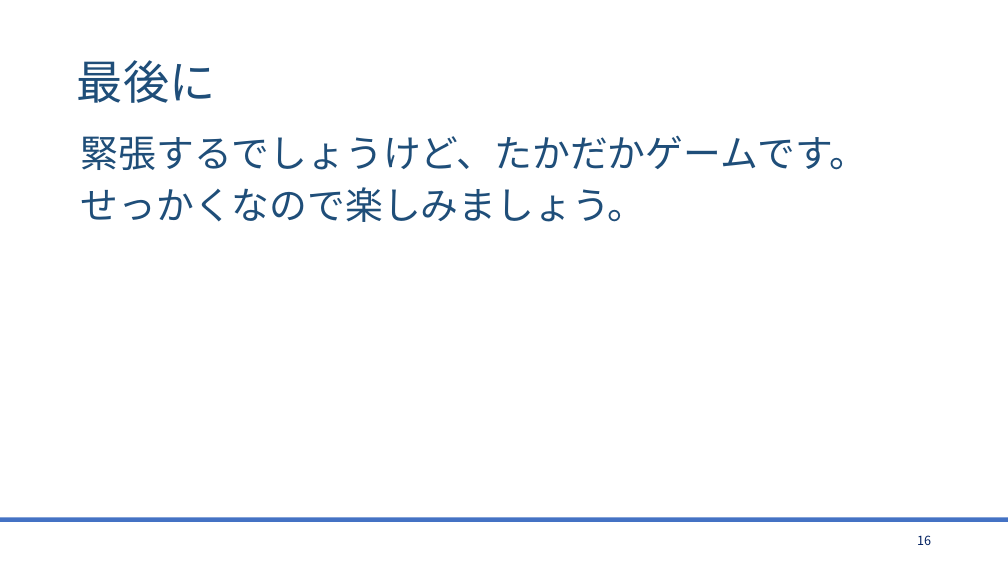
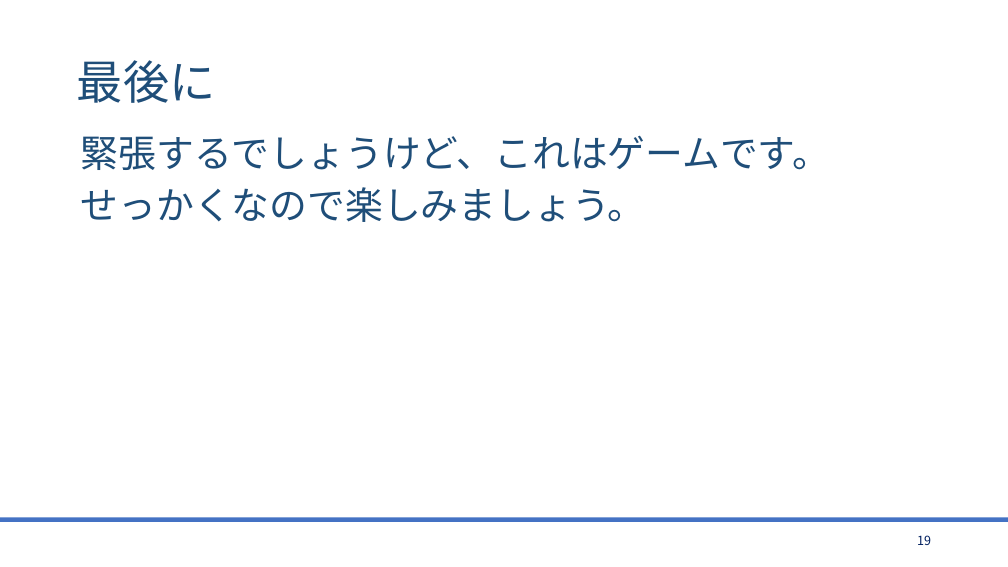
Before and after one commit to bigtreeCoC/documents, a slide deck: slide 19 of CQC攻略.pptx (slide 16 before the commit). Drawn at 1008x567 pixels with LibreOffice and Linux fonts; fonts in the diff are those of the drawing. Boxes give left, top, right and bottom in pixels: in the first picture for what was removed or moved away, otherwise in the second. Text is boxed around its words. In the diff, an @@ line names an element or a change of style, - is before the commit and + after.

```diff
--- a/CQC攻略.pptx
+++ b/CQC攻略.pptx
@@ text at (x1=81, y1=135, x2=830, y2=170): text changed @@
-緊張するでしょうけど、たかだかゲームです。
+緊張するでしょうけど、これはゲームです。
```
Also in this commit, not shown: 8 other slides changed, 3 slides added, 1 other file.
